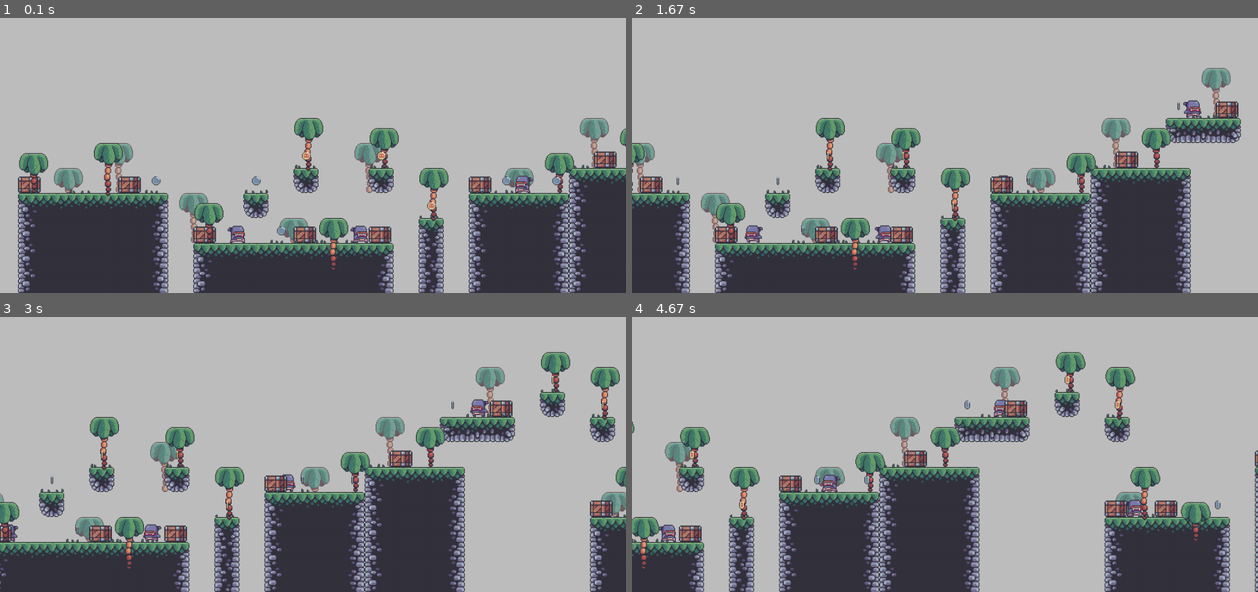
Above: before the commit, frames 1-4 (two rows, left to right).
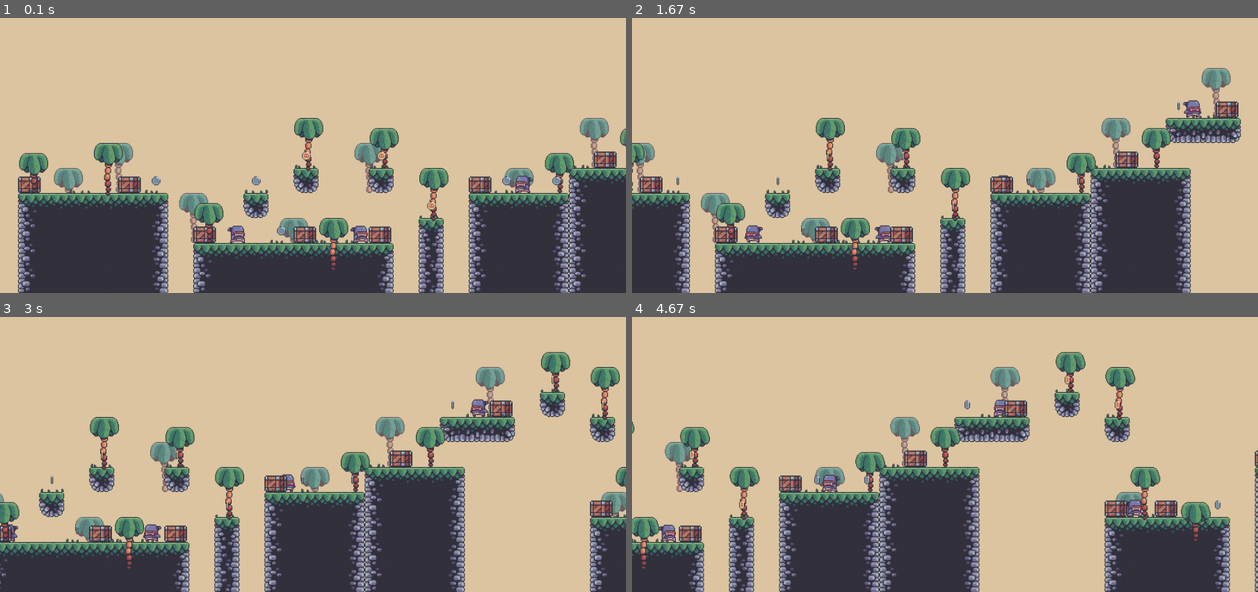
Above: after the commit, the same moments.

Repository: harryodubhghaill/pygame-platformer
Game: pygame game, started from main.py
Same seed, same stepped clock (60 frames per second), same inputs: the game is played once before the commit and once after it.
Inputs:
- Up to frame 1 (0.1 s): no input
- Up to frame 2 (1.67 s): no input
- Up to frame 3 (3 s): no input
- Up to frame 4 (4.67 s): no input

The runs differ from the first frame. In frame 1, 66% of the frame differs, in the area x 0-100%, y 0-100%; in frame 2, 68%; in frame 3, 69%; in frame 4, 69%.

Commit message:
add sky class

Diff:
--- /dev/null
+++ b/decoration.py
@@ -0,0 +1,20 @@
+import pygame
+from settings import vertical_tile_number, tile_size, screen_width
+
+class Sky:
+    def __init__(self, horizon):
+        self.top = pygame.image.load('./graphics/decoration/sky/sky_top.png').convert()
+        self.bottom = pygame.image.load('./graphics/decoration/sky/sky_bottom.png').convert()
+        self.middle = pygame.image.load('./graphics/decoration/sky/sky_middle.png').convert()
+
+        self.horizon = horizon
+
+        # stretch
+        self.top = pygame.transform.scale(self.top, (screen_width, tile_size))
+        self.bottom = pygame.transform.scale(self.bottom, (screen_width, tile_size))
+        self.middle = pygame.transform.scale(self.middle, (screen_width, tile_size))
+
+    def draw(self, surface):
+        for row in range(vertical_tile_number):
+            y = row * tile_size
+            surface.blit(self.top, (0, y))
--- a/level.py
+++ b/level.py
@@ -5,6 +5,7 @@
 from enemy import Enemy
 from particles import ParticleEffect
 from support import import_csv_layout, import_cut_graphics
+from decoration import Sky
 
 class Level:
     def __init__(self, level_data, surface):
@@ -52,6 +53,9 @@
         # constraint
         constraint_layout = import_csv_layout(level_data['constraints'])
         self.constraint_sprites = self.create_tile_group(constraint_layout, 'constraints')
+
+        # decoration
+        self.sky = Sky(8)
 
         # dust
         self.dust_sprite = pygame.sprite.GroupSingle()
@@ -112,6 +116,7 @@
                     hat_surface = pygame.image.load('./graphics/character/hat.png').convert_alpha()
                     sprite = StaticTile(tile_size, x, y, hat_surface)
                     self.goal.add(sprite)
+
     def enemy_collision_reverse(self):
         for enemy in self.enemy_sprites.sprites():
             if pygame.sprite.spritecollide(enemy, self.constraint_sprites, False):
@@ -218,6 +223,9 @@
         # self.dust_sprite.update(self.world_shift)
         # self.dust_sprite.draw(self.display_surface)
 
+        # decoration
+        self.sky.draw(self.display_surface)
+
         # background palms
         self.bg_palm_sprites.update(self.world_shift)
         self.bg_palm_sprites.draw(self.display_surface)
@@ -251,8 +259,6 @@
         # player sprites
         self.goal.update(self.world_shift)
         self.goal.draw(self.display_surface)
-
-
 
         # self.tiles.draw(self.display_surface)
         # self.scroll_x()
--- a/main.py
+++ b/main.py
@@ -15,7 +15,7 @@
             pygame.quit()
             sys.exit()
 
-    screen.fill('grey')
+    screen.fill('black')
     level.run()
 
     pygame.display.update()
--- a/player.py
+++ b/player.py
@@ -40,7 +40,6 @@
 
     def import_dust_run_particles(self):
         self.dust_run_particles = import_folder('./graphics/character/dust_particles/run')
-
 
     def animate(self):
         animation = self.animations[self.status]
